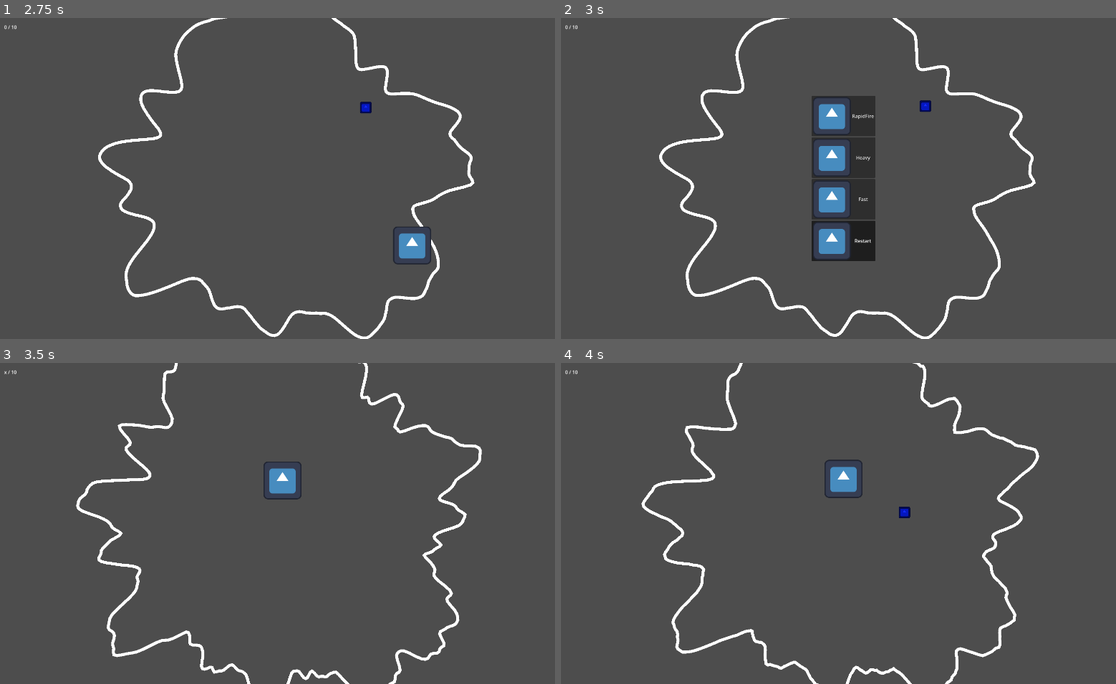
Above: before the commit, frames 1-4 (two rows, left to right).
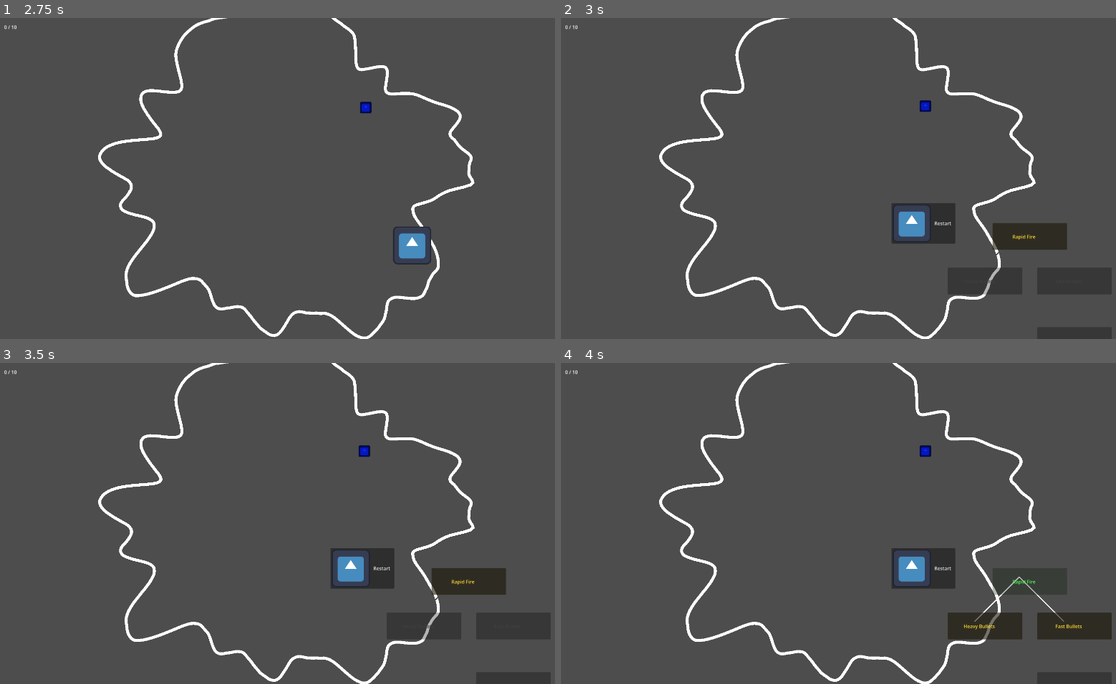
Above: after the commit, the same moments.

Repository: ekaktusz/bullet-hell-jam-7
Game: Godot game, scene res://Scenes/Map/Map.tscn
The game is run twice, just before and just after one commit, with the same random seed, the same clock (stepped at 60 frames per second) and the same inputs. The engine's default icon, where the game draws it, is replaced by a stand-in: a white triangle on a blue panel in a dark square.
Inputs (mouse positions are in pixels of both pictures, inside the frame that each line leads up to):
- Up to frame 1 (2.75 s): move the mouse to (410, 162) at 0.52 s; hold Right (ui_right) 0.53-1.28 s; click (410, 162) at 0.67 s; move the mouse to (166, 194) at 1.27 s; hold Down (ui_down) 1.28-2.03 s; move the mouse to (338, 107) at 2.02 s; hold Right (ui_right) from 2.03 s (still down)
- Up to frame 2 (3 s): move the mouse to (816, 242) at 2.77 s; release Right (ui_right) at 2.78 s; hold Up (ui_up) from 2.78 s (still down); click (816, 242) at 2.92 s
- Up to frame 3 (3.5 s): keep holding Up (ui_up)
- Up to frame 4 (4 s): release Up (ui_up) at 3.5 s; click (1027, 581) at 3.5 s, where only the run after the commit has a clickable "Rapid Fire"

Frame 1 is identical in both runs. In frame 2, 6.7% of the frame differs, in the area x 45-92%, y 24-87%; in frame 3, 7.5%; in frame 4, 8.6%, in the area x 14-100%, y 0-100%.

Commit message:
skillfa, a design es a position szar, de van dependency

Diff:
--- a/Scenes/Map/map.gd
+++ b/Scenes/Map/map.gd
@@ -190,4 +190,4 @@
 func end_run():
 	get_tree().paused = true
 	var skill_tree = preload("res://Scenes/SkillTree/skill_tree.tscn").instantiate()
-	get_tree().root.add_child(skill_tree)
+	get_tree().current_scene.add_child(skill_tree)
--- a/Scenes/Progression/progression.gd
+++ b/Scenes/Progression/progression.gd
@@ -1,15 +1,52 @@
 extends Node
 
-var unlocked_skills := {
-	"rapid_fire": false,
-	"heavy_bullets": false,
-	"fast_bullets": false,
+var unlocked_skills := {}
+
+var skills := {
+	"rapid_fire": {
+		"name": "Rapid Fire",
+		"requires": [],
+		"position": Vector2(500, 150)
+	},
+	"heavy_bullets": {
+		"name": "Heavy Bullets",
+		"requires": ["rapid_fire"],
+		"position": Vector2(350, 300)
+	},
+	"fast_bullets": {
+		"name": "Fast Bullets",
+		"requires": ["rapid_fire"],
+		"position": Vector2(650, 300)
+	},
+	"split_shot": {
+		"name": "Split Shot",
+		"requires": ["fast_bullets"],
+		"position": Vector2(650, 500)
+	}
 }
-
-var currency := 0
 
 func has_skill(id: String) -> bool:
 	return unlocked_skills.get(id, false)
 
 func unlock_skill(id: String):
-	unlocked_skills[id] = true
+	if can_unlock(id):
+		unlocked_skills[id] = true
+		print("UNLOCKED: ", id)
+
+func can_unlock(id: String) -> bool:
+	if has_skill(id):
+		return false
+	var requirements = skills[id]["requires"]
+	for requirement in requirements:
+		if !has_skill(requirement):
+			return false
+	return true
+
+func get_depth(skill_id: String) -> int:
+	var skill = skills[skill_id]
+	if skill["requires"].is_empty():
+		return 0
+	var max_depth = 0
+	for req in skill["requires"]:
+		max_depth = max(max_depth, get_depth(req) + 1)
+	return max_depth
--- a/Scenes/SkillTree/skill_node.gd
+++ b/Scenes/SkillTree/skill_node.gd
@@ -1,11 +1,27 @@
-extends Node
+extends Button
 
+@onready var label: Label = $Label
 
-# Called when the node enters the scene tree for the first time.
-func _ready() -> void:
-	pass # Replace with function body.
+var skill_id := ""
 
+func setup(id: String):
+	skill_id = id
+	var skill_data = Progression.skills[id]
+	label.text = skill_data["name"]
+	position = skill_data["position"]
+	update_visual()
 
-# Called every frame. 'delta' is the elapsed time since the previous frame.
-func _process(delta: float) -> void:
-	pass
+func update_visual():
+	if Progression.has_skill(skill_id):
+		modulate = Color(0.3, 1.0, 0.3)
+		disabled = true
+	elif Progression.can_unlock(skill_id):
+		modulate = Color(1.0, 0.85, 0.2)
+		disabled = false
+	else:
+		modulate = Color(0.25, 0.25, 0.25)
+		disabled = true
+
+func _pressed():
+	Progression.unlock_skill(skill_id)
+	get_tree().get_first_node_in_group("skill_tree").refresh_tree()
--- a/Scenes/SkillTree/skill_node.tscn
+++ b/Scenes/SkillTree/skill_node.tscn
@@ -1,10 +1,33 @@
 [gd_scene format=3 uid="uid://0e0xxjii0xn1"]
 
+[ext_resource type="Script" uid="uid://wstokp2ttubf" path="res://Scenes/SkillTree/skill_node.gd" id="1_kqr3m"]
+
 [node name="Button" type="Button" unique_id=1752074711]
-offset_right = 8.0
-offset_bottom = 8.0
+custom_minimum_size = Vector2(250, 90)
+anchors_preset = 8
+anchor_left = 0.5
+anchor_top = 0.5
+anchor_right = 0.5
+anchor_bottom = 0.5
+offset_left = -90.0
+offset_top = -30.0
+offset_right = 90.0
+offset_bottom = 30.0
+grow_horizontal = 2
+grow_vertical = 2
+script = ExtResource("1_kqr3m")
 
 [node name="Label" type="Label" parent="." unique_id=680391085]
-layout_mode = 0
-offset_right = 40.0
-offset_bottom = 23.0
+layout_mode = 1
+anchors_preset = 8
+anchor_left = 0.5
+anchor_top = 0.5
+anchor_right = 0.5
+anchor_bottom = 0.5
+offset_left = -20.0
+offset_top = -11.5
+offset_right = -19.0
+offset_bottom = 11.5
+grow_horizontal = 2
+grow_vertical = 2
+vertical_alignment = 1
--- a/Scenes/SkillTree/skill_tree.gd
+++ b/Scenes/SkillTree/skill_tree.gd
@@ -1,22 +1,58 @@
 extends Control
 
+const SKILL_NODE = preload("res://Scenes/SkillTree/skill_node.tscn")
+
+@onready var lines = $Lines
+@onready var nodes = $Nodes
+
 func _ready():
+	add_to_group("skill_tree")
 	process_mode = Node.PROCESS_MODE_WHEN_PAUSED
+	build_tree()
 
-func _on_rapid_fire_pressed():
-	Progression.unlock_skill("rapid_fire")
-	print("rapid_fire unlocked")
+func build_tree():
+	for child in nodes.get_children():
+		child.queue_free()
+	for child in lines.get_children():
+		child.queue_free()
+	for skill_id in Progression.skills:
+		var node = SKILL_NODE.instantiate()
+		nodes.add_child(node)
+		node.setup(skill_id)
+	draw_connections()
 
-func _on_heavy_pressed():
-	Progression.unlock_skill("heavy_bullets")
-	print("heavy_bullets unlocked")
+func refresh_tree():
+	for node in nodes.get_children():
+		node.update_visual()
+	draw_connections()
 
-func _on_fast_pressed():
-	Progression.unlock_skill("fast_bullets")
-	print("fast_bullets unlocked")
+func draw_connections():
+	for child in lines.get_children():
+		child.queue_free()
+	for skill_id in Progression.skills:
+		var skill_data = Progression.skills[skill_id]
+		for requirement in skill_data["requires"]:
+			var line = Line2D.new()
+			var from_pos = Progression.skills[requirement]["position"] + Vector2(90, 30)
+			var to_pos = skill_data["position"] + Vector2(90, 30)
+			line.add_point(from_pos)
+			line.add_point(to_pos)
+			line.width = 4
+			if Progression.has_skill(requirement):
+				line.default_color = Color.WHITE
+			else:
+				line.default_color = Color(0.3, 0.3, 0.3)
+			lines.add_child(line)
+
+func _input(event):
+	if event.is_action_pressed("ui_cancel"):
+		close()
+
+func close():
+	get_tree().paused = false
+	queue_free()
 
 func _on_restart_pressed():
+	print("RESTART CLICKED")
 	get_tree().paused = false
-	queue_free()
 	get_tree().reload_current_scene()
-	print("RESTART PRESSED")
--- a/Scenes/SkillTree/skill_tree.tscn
+++ b/Scenes/SkillTree/skill_tree.tscn
@@ -12,49 +12,17 @@
 grow_vertical = 2
 script = ExtResource("1_ycyhv")
 
-[node name="Panel" type="Panel" parent="." unique_id=1359761278]
-layout_mode = 1
-anchors_preset = 8
-anchor_left = 0.5
-anchor_top = 0.5
-anchor_right = 0.5
-anchor_bottom = 0.5
-grow_horizontal = 2
-grow_vertical = 2
+[node name="Lines" type="Node2D" parent="." unique_id=1927873348]
 
-[node name="VBoxContainer" type="VBoxContainer" parent="Panel" unique_id=2079407991]
-layout_mode = 1
-anchors_preset = 13
-anchor_left = 0.5
-anchor_right = 0.5
-anchor_bottom = 1.0
-offset_left = -107.0
-offset_right = 107.0
-grow_horizontal = 2
-grow_vertical = 2
-alignment = 1
+[node name="Nodes" type="Node2D" parent="." unique_id=1826469974]
 
-[node name="RapidFire" type="Button" parent="Panel/VBoxContainer" unique_id=1716505926]
-layout_mode = 2
-text = "RapidFire"
-icon = ExtResource("2_tq623")
-
-[node name="Heavy" type="Button" parent="Panel/VBoxContainer" unique_id=985788341]
-layout_mode = 2
-text = "Heavy"
-icon = ExtResource("2_tq623")
-
-[node name="Fast" type="Button" parent="Panel/VBoxContainer" unique_id=1252159654]
-layout_mode = 2
-text = "Fast"
-icon = ExtResource("2_tq623")
-
-[node name="Restart" type="Button" parent="Panel/VBoxContainer" unique_id=940318680]
-layout_mode = 2
+[node name="Restart" type="Button" parent="." unique_id=940318680]
+layout_mode = 0
+offset_left = 161.0
+offset_top = 83.0
+offset_right = 375.0
+offset_bottom = 219.0
 text = "Restart"
 icon = ExtResource("2_tq623")
 
-[connection signal="pressed" from="Panel/VBoxContainer/RapidFire" to="." method="_on_rapid_fire_pressed"]
-[connection signal="pressed" from="Panel/VBoxContainer/Heavy" to="." method="_on_heavy_pressed"]
-[connection signal="pressed" from="Panel/VBoxContainer/Fast" to="." method="_on_fast_pressed"]
-[connection signal="pressed" from="Panel/VBoxContainer/Restart" to="." method="_on_restart_pressed"]
+[connection signal="pressed" from="Restart" to="." method="_on_restart_pressed"]
Not shown: 1 places in Scenes/Map/Map.tscn that only renumber resources
